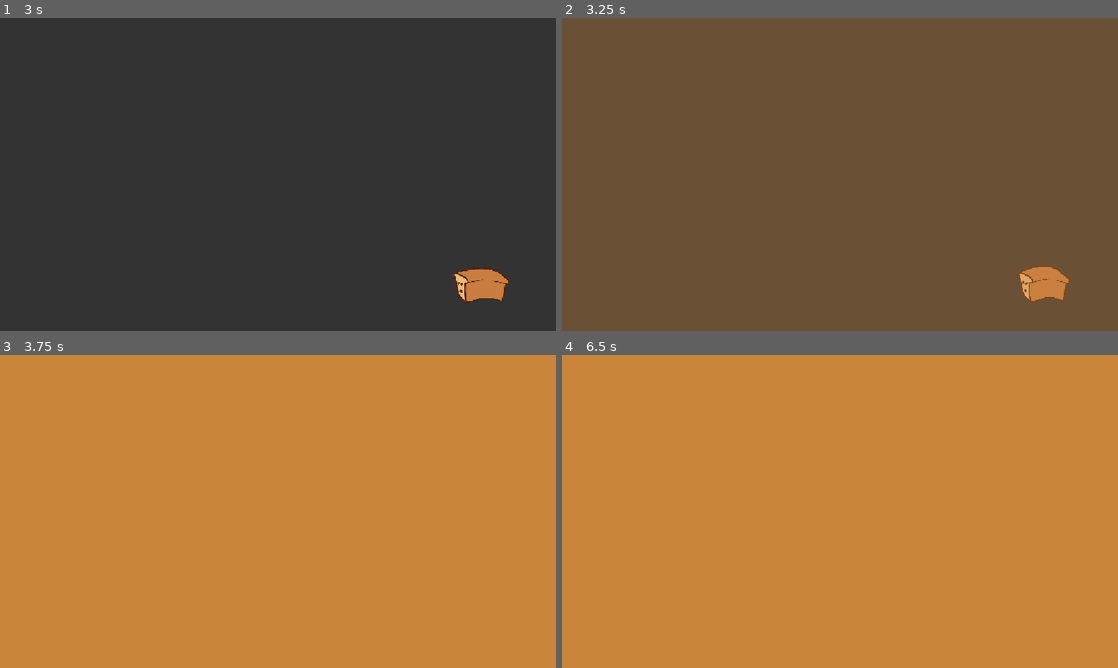
Above: before the commit, frames 1-4 (two rows, left to right).
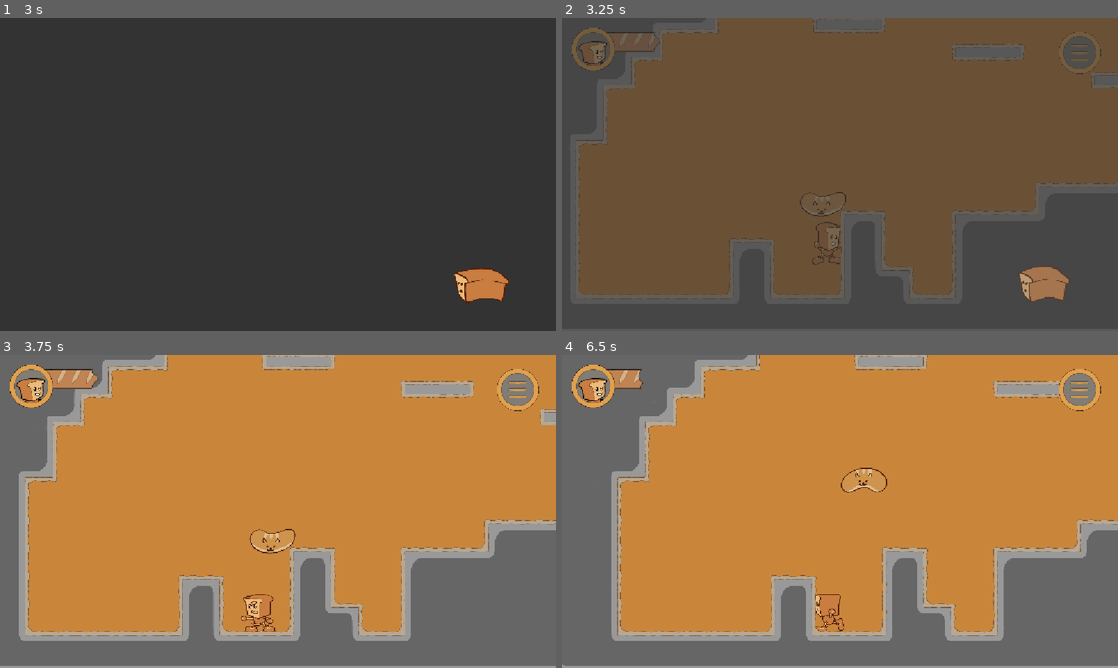
Above: after the commit, the same moments.

Repository: Espabul/Pan_demic
Game: Godot game, scene res://Scenes/UI/main_menu_scene.tscn
Same seed, same stepped clock (60 frames per second), same inputs: the game is played once before the commit and once after it.
Inputs (mouse positions are in pixels of both pictures, inside the frame that each line leads up to):
- Up to frame 1 (3 s): click "PLAY" at 0.5 s; hold D (mover_derecha) 1.28-2 s; tap K (ataque) at 1.35 s; tap Space (saltar) at 1.52 s; click (522, 49) at 2.02 s; hold D (mover_derecha) from 2.78 s (still down); tap S (dash) at 2.85 s
- Up to frame 2 (3.25 s): keep holding D (mover_derecha); tap Space (saltar) at 3.02 s
- Up to frame 3 (3.75 s): release D (mover_derecha) at 3.53 s; hold A (mover izquierda) from 3.53 s (still down); tap O (disparo) at 3.6 s
- Up to frame 4 (6.5 s): release A (mover izquierda) at 4.28 s; hold D (mover_derecha) 4.28-5.78 s; tap P (disparoplus) at 4.35 s; tap Space (saltar) at 4.52, 5.27, 6.02 s; tap K (ataque) at 5.1 s; hold A (mover izquierda) from 5.78 s (still down); tap S (dash) at 5.85 s

Frame 1 is identical in both runs. In frame 2, 33% of the frame differs, in the area x 0-100%, y 0-100%; in frame 3, 35%; in frame 4, 38%.

Commit message:
yeah

Diff:
--- a/Scenes/Salas/Level1_Amasadora.tscn
+++ b/Scenes/Salas/Level1_Amasadora.tscn
@@ -2,7 +2,8 @@
 
 [ext_resource type="PackedScene" uid="uid://dth2ljmmqgu1s" path="res://Scenes/player/player.tscn" id="1_l5sf6"]
 [ext_resource type="Texture2D" uid="uid://7lh2rhx7cxy6" path="res://Assets/Tilesets/Tileset_Amasadora.png" id="2_2s2wd"]
-[ext_resource type="PackedScene" uid="uid://t742p21fjpwv" path="res://Scenes/Enemigos/Baguettier/baguettier.tscn" id="5_4n4k6"]
+[ext_resource type="PackedScene" uid="uid://qheuo3qvasx0" path="res://Scenes/Enemigos/caterpanillar/caterpanillar.tscn" id="4_mya04"]
+[ext_resource type="PackedScene" uid="uid://dlexo6get3obp" path="res://Scenes/Enemigos/Flybun/flybun.tscn" id="5_4n4k6"]
 [ext_resource type="PackedScene" uid="uid://bc1unypn4g0bs" path="res://Scenes/UI/game_screen.tscn" id="6_268t0"]
 
 [sub_resource type="GDScript" id="GDScript_l5sf6"]
@@ -417,11 +418,13 @@
 tile_map_data = PackedByteArray("AAAKAAIAAAAEAAEAAAAJAAMAAAAEAAIAAAAJAAIAAAAEAAEAAAAIAAIAAAAEAAEAAAAHAAMAAAAEAAIAAAAHAA …(6240 unchanged characters)…
 tile_set = SubResource("TileSet_vbfun")
 
+[node name="caterpanillar" parent="." unique_id=355569004 instance=ExtResource("4_mya04")]
+position = Vector2(2070, -2204)
+
+[node name="caterpanillar2" parent="." unique_id=569712923 instance=ExtResource("4_mya04")]
+position = Vector2(1814, -280)
+
+[node name="Flybun" parent="." unique_id=14139485 instance=ExtResource("5_4n4k6")]
+position = Vector2(270, -725)
+
 [node name="GameScreen" parent="." unique_id=1350099081 instance=ExtResource("6_268t0")]
-
-[node name="Door" parent="." unique_id=1599704378 instance=ExtResource("6_s5y0r")]
-position = Vector2(-966, 194)
-next_scene = "LevelTEST"
-
-[node name="Baguettier" parent="." unique_id=1171065870 instance=ExtResource("5_4n4k6")]
-position = Vector2(1337, -448)
Binary file added: Assets/backgrounds/MesaTrabajo_background.jpg
Not shown, added: Assets/backgrounds/MesaTrabajo_background.jpg.import
Binary file added: Assets/foreground/Foreground_mesa_trabajo.png
Not shown, added: Assets/foreground/Foreground_mesa_trabajo.png.import
